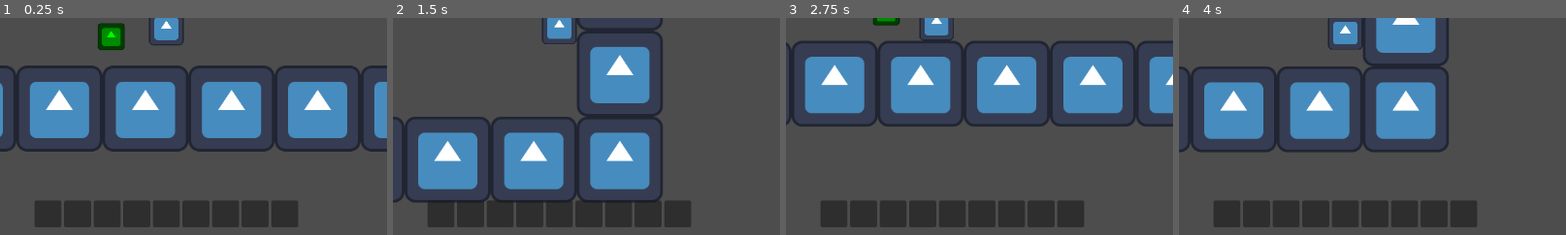
Above: before the commit, frames 1-4 (left to right).
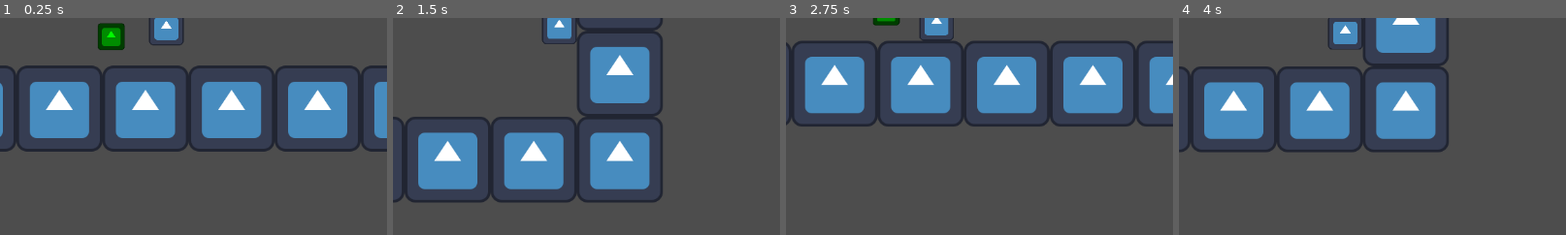
Above: after the commit, the same moments.

Repository: TheHumanMRP/RPG-Life-Tracker
Game: Godot game, scene res://Folders/Systems/Main/Scenes/main_scene.tscn
Two runs of this game, one before a commit and one after it. Both use one fixed random seed, a clock stepped at 60 frames per second and the inputs below. The engine's default icon, where the game draws it, is replaced by a stand-in: a white triangle on a blue panel in a dark square.
Inputs:
- Up to frame 1 (0.25 s): no input
- Up to frame 2 (1.5 s): hold D (move_right) from 0.53 s (still down); tap Space (jump) at 0.77 s
- Up to frame 3 (2.75 s): tap Space (jump) at 1.52 s; release D (move_right) at 2.03 s; hold A (move_left) from 2.03 s (still down)
- Up to frame 4 (4 s): release A (move_left) at 2.78 s; hold D (move_right) from 2.78 s (still down); tap Space (jump) at 3.02, 3.77 s
The pictures show only the part of the screen within x 29-78%, y 49-99%; the shares and areas given below are measured in that part.

The runs differ from the first frame. In frame 1, 7.4% of the frame differs, in the area x 9-77%, y 84-97%; in frame 2, 7.0%; in frame 3, 7.4%; in frame 4, 7.4%.
Error before the commit: Invalid access to property or key 'inventory_items' on a base object of type 'Nil'. (res://Folders/Systems/Globals/global.gd:9)
Error after the commit: Parse Error: Expected an expression after "=". (res://Folders/Systems/Inventory_System/Scripts/inventory_hot_bar.gd:26)

Commit message:
Auto commit at 2026-06-27 01:44:37

Diff:
--- a/Folders/Systems/Inventory_System/Scripts/inventory_hot_bar.gd
+++ b/Folders/Systems/Inventory_System/Scripts/inventory_hot_bar.gd
@@ -14,12 +14,16 @@
 	for child in h_box_container.get_children():
 		child.queue_free()
 
+	var id: int = 0
+
 	# Add all the item slots again
 	for i in range(number_of_inventory_slots):
 		var packed_inveotory_slot: PackedScene = load("res://Folders/Systems/Inventory_System/Scenes/inventory_slot.tscn")
 		var inventory_slot: InventorySlot = packed_inveotory_slot.instantiate()
 
-		inventory_slot.id = i
+		inventory_slot.id = id
+
+		id +=
 
 		h_box_container.add_child(inventory_slot)
 
